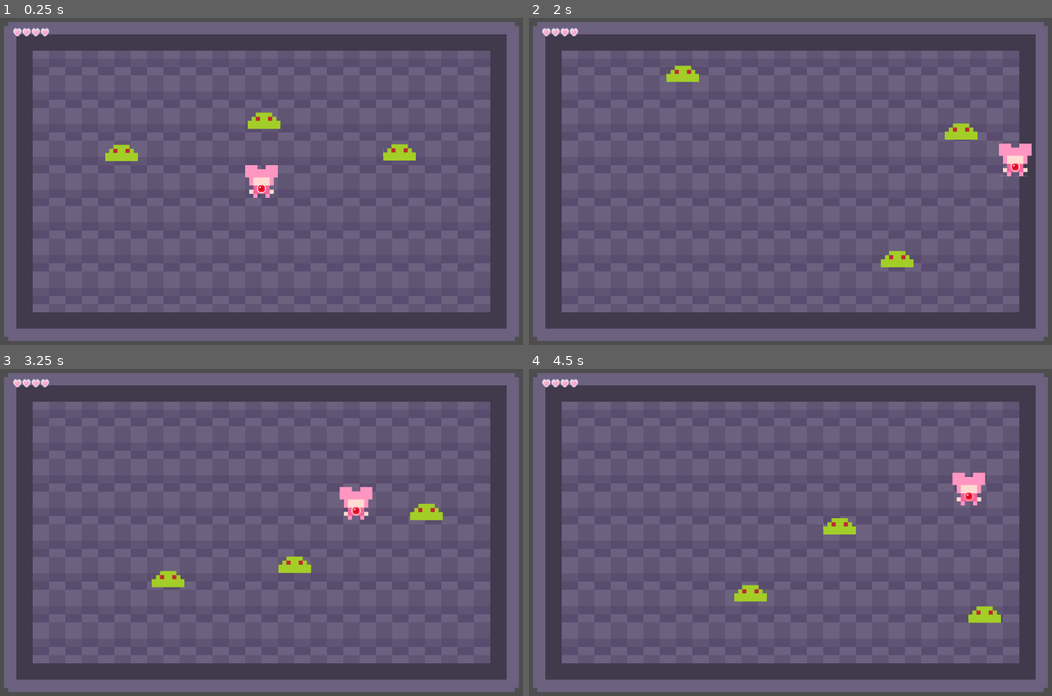
Above: before the commit, frames 1-4 (two rows, left to right).
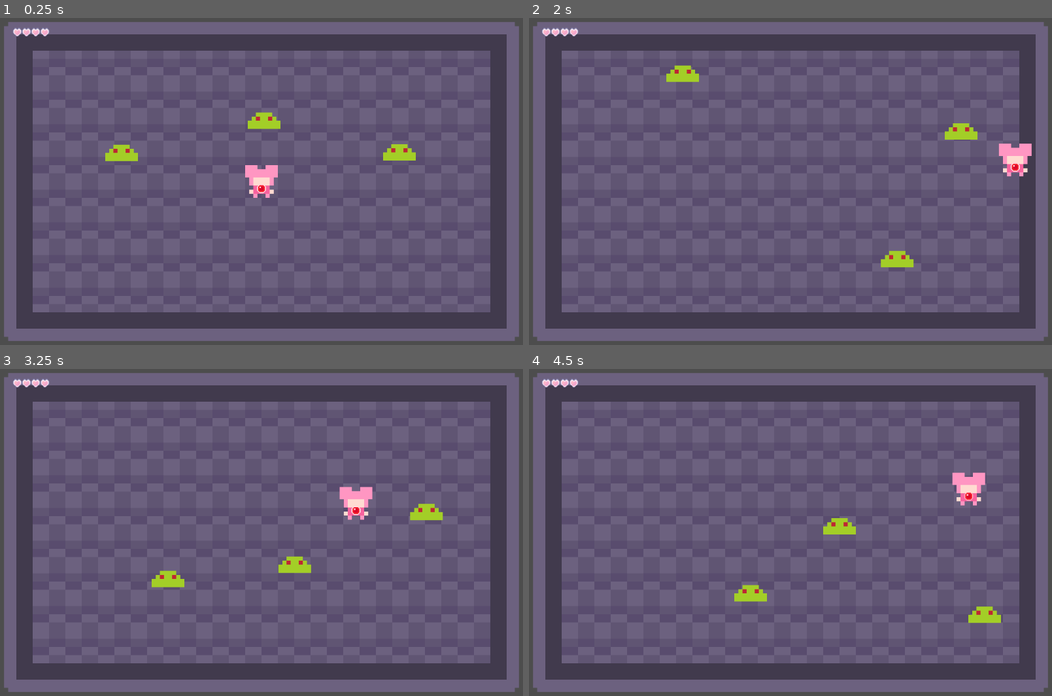
Above: after the commit, the same moments.

Repository: MagicalMegaDev/Magical-Persona-Repo
Game: Godot game, scene res://Assets/Scenes/main.tscn
The game is run twice, just before and just after one commit, with the same random seed, the same clock (stepped at 60 frames per second) and the same inputs.
Inputs:
- Up to frame 1 (0.25 s): no input
- Up to frame 2 (2 s): tap Enter at 0.5 s; hold D (move_right) from 0.53 s (still down); tap Space (speed) at 0.6, 1.35 s; tap W (move_up) at 0.77, 1.52 s
- Up to frame 3 (3.25 s): release D (move_right) at 2.03 s; hold A (move_left) 2.03-2.78 s; tap Space (speed) at 2.1, 2.85 s; hold D (move_right) from 2.78 s (still down); tap W (move_up) at 3.02 s
- Up to frame 4 (4.5 s): tap Space (speed) at 3.6, 4.35 s; tap W (move_up) at 3.77 s; release D (move_right) at 4.28 s; hold A (move_left) from 4.28 s (still down)

The runs differ from the first frame. In frame 1, less than 0.1% of the frame differs, in the area x 2-78%, y 3-44%; in frame 2, 0.1%, in the area x 2-97%, y 3-49%; in frame 3, less than 0.1%; in frame 4, less than 0.1%.

Commit message:
Bunch of Contact Handler Updates Still not working

Diff:
--- a/Assets/Scenes/Characters/Enemies/Slime/Staging/GreenSlime2.tscn
+++ b/Assets/Scenes/Characters/Enemies/Slime/Staging/GreenSlime2.tscn
@@ -1,9 +1,10 @@
-[gd_scene load_steps=16 format=3 uid="uid://bnrc4kf3cl8sm"]
+[gd_scene load_steps=17 format=3 uid="uid://bnrc4kf3cl8sm"]
 
 [ext_resource type="Script" uid="uid://x2mfrinou0ev" path="res://Assets/Scripts/Characters/Enemies/BaseEnemy.gd" id="1_gihwq"]
 [ext_resource type="Script" uid="uid://bxsgjqvvic3x0" path="res://Assets/Scripts/Components/Handlers/Health/EnemyHealthHandler.gd" id="2_otdtg"]
 [ext_resource type="Texture2D" uid="uid://dwg44hyw5ca03" path="res://Assets/Art/Placeholder/prototype-magi-enemy.png" id="3_4uj5w"]
 [ext_resource type="Script" uid="uid://ddul17tjgk3eg" path="res://Assets/Scripts/Components/MovementHandler.gd" id="4_me4px"]
+[ext_resource type="Script" uid="uid://cs7oml2aclx6j" path="res://Assets/Scripts/Components/HurtBox.gd" id="4_tsukm"]
 [ext_resource type="Script" uid="uid://c4r57oepjkm3b" path="res://Assets/Scripts/Components/Controllers/EnemyMovementAI/RandomMovementAI.gd" id="5_l060k"]
 [ext_resource type="Script" uid="uid://dabmad52n3uq7" path="res://Assets/Scripts/State Machines/EnemyAIStateMachine/EnemyAIStateMachine.gd" id="6_n6qca"]
 [ext_resource type="Script" uid="uid://ctdfwf3huvtsi" path="res://Assets/Scripts/Components/Controllers/AnimationController.gd" id="6_w5g4f"]
@@ -11,6 +12,9 @@
 [ext_resource type="Script" uid="uid://ct1bxoorfuiu0" path="res://Assets/Scripts/Components/Handlers/EnemyAttacks/ContactDamageHandler.gd" id="9_0yyb5"]
 
 [sub_resource type="RectangleShape2D" id="RectangleShape2D_5w1ox"]
+size = Vector2(64, 32)
+
+[sub_resource type="RectangleShape2D" id="RectangleShape2D_onc88"]
 size = Vector2(64, 32)
 
 [sub_resource type="CircleShape2D" id="CircleShape2D_5w1ox"]
@@ -54,11 +58,8 @@
 &"hurt": SubResource("Animation_fhjy0")
 }
 
-[sub_resource type="RectangleShape2D" id="RectangleShape2D_onc88"]
-size = Vector2(64, 32)
-
 [node name="Enemy" type="CharacterBody2D" groups=["Enemies"]]
-collision_layer = 8
+collision_layer = 16
 collision_mask = 19
 script = ExtResource("1_gihwq")
 metadata/_custom_type_script = "uid://x2mfrinou0ev"
@@ -81,9 +82,19 @@
 scale = Vector2(0.75, 0.75)
 shape = SubResource("RectangleShape2D_5w1ox")
 
+[node name="HurtBox" type="Area2D" parent="." groups=["Enemies"]]
+collision_layer = 64
+collision_mask = 22
+script = ExtResource("4_tsukm")
+
+[node name="CollisionShape2D" type="CollisionShape2D" parent="HurtBox"]
+modulate = Color(1, 0, 0, 1)
+position = Vector2(0, 16)
+shape = SubResource("RectangleShape2D_onc88")
+
 [node name="EnemyDetection" type="Area2D" parent="."]
-collision_layer = 64
-collision_mask = 64
+collision_layer = 512
+collision_mask = 27
 
 [node name="CollisionShape2D" type="CollisionShape2D" parent="EnemyDetection"]
 position = Vector2(0, 16)
@@ -120,18 +131,19 @@
 script = ExtResource("5_l060k")
 metadata/_custom_type_script = "uid://c4r57oepjkm3b"
 
-[node name="ContactDamageHandler" type="Node" parent="." node_paths=PackedStringArray("HurtBox")]
+[node name="ContactDamageHandler" type="Node" parent="." node_paths=PackedStringArray("HitBox")]
 script = ExtResource("9_0yyb5")
-HurtBox = NodePath("HurtBox")
+HitBox = NodePath("HitBox")
 metadata/_custom_type_script = "uid://ct1bxoorfuiu0"
 
-[node name="HurtBox" type="Area2D" parent="ContactDamageHandler"]
-collision_layer = 32
-collision_mask = 26
+[node name="HitBox" type="Area2D" parent="ContactDamageHandler"]
+collision_layer = 256
+collision_mask = 96
 
-[node name="CollisionShape2D" type="CollisionShape2D" parent="ContactDamageHandler/HurtBox"]
+[node name="CollisionShape2D" type="CollisionShape2D" parent="ContactDamageHandler/HitBox"]
 modulate = Color(1, 0, 0, 1)
 position = Vector2(0, 16)
 shape = SubResource("RectangleShape2D_onc88")
 
 [connection signal="damaged" from="HealthController" to="AnimationTree/AnimationPlayer" method="_on_take_damage"]
+[connection signal="contacted" from="HurtBox" to="." method="_on_take_damage"]
--- a/Assets/Scenes/Characters/Players/TestCharacter.tscn
+++ b/Assets/Scenes/Characters/Players/TestCharacter.tscn
@@ -51,9 +51,12 @@
 &"RESET": SubResource("Animation_imd6w")
 }
 
+[sub_resource type="CircleShape2D" id="CircleShape2D_vraok"]
+radius = 9.06606
+
 [node name="Player" type="CharacterBody2D" groups=["Players"]]
-collision_layer = 4
-collision_mask = 19
+collision_layer = 8
+collision_mask = 3
 script = ExtResource("1_tadin")
 metadata/_custom_type_script = "uid://nfa50gborhfe"
 
@@ -62,7 +65,7 @@
 hframes = 5
 vframes = 4
 
-[node name="CollisionShape2D" type="CollisionShape2D" parent="."]
+[node name="CollisionBox" type="CollisionShape2D" parent="."]
 position = Vector2(0, 12)
 shape = SubResource("RectangleShape2D_utarg")
 
@@ -95,3 +98,12 @@
 &"": SubResource("AnimationLibrary_sbmju")
 }
 autoplay = "PlayerGem"
+
+[node name="HurtBox" type="Area2D" parent="PlayerHurtBox" groups=["Players"]]
+collision_layer = 32
+collision_mask = 3332
+
+[node name="CollisionShape2D" type="CollisionShape2D" parent="PlayerHurtBox/HurtBox"]
+position = Vector2(0, 14)
+scale = Vector2(0.882411, 0.863409)
+shape = SubResource("CircleShape2D_vraok")
--- a/Assets/Scenes/Projectiles/PlayerBullet.tscn
+++ b/Assets/Scenes/Projectiles/PlayerBullet.tscn
@@ -10,8 +10,8 @@
 
 [node name="Bullet" type="Area2D"]
 scale = Vector2(0.05, 0.05)
-collision_layer = 16
-collision_mask = 11
+collision_layer = 1024
+collision_mask = 99
 script = ExtResource("1_kiwiv")
 movement_behavior = ExtResource("2_a6iwo")
 
@@ -25,4 +25,5 @@
 script = ExtResource("3_a6iwo")
 metadata/_custom_type_script = "uid://dsfewmgvi7xo2"
 
+[connection signal="area_entered" from="." to="." method="_on_area_entered"]
 [connection signal="body_entered" from="." to="." method="_on_body_entered"]
--- a/Assets/Scripts/Components/Handlers/DebugEnemyPool.gd
+++ b/Assets/Scripts/Components/Handlers/DebugEnemyPool.gd
@@ -5,8 +5,9 @@
 
 func _ready():
 	for child in get_tree().get_nodes_in_group("Enemies"):
-		alive_enemies[child] = child.global_position
-		child.died.connect(_store)
+		if(child is BaseCharacter):
+			alive_enemies[child] = child.global_position
+			child.died.connect(_store)
 
 func _store(enemy:BaseEnemy):
 	enemy.get_node("AnimationTree/AnimationPlayer").stop()
--- a/Assets/Scripts/Components/Handlers/EnemyAttacks/ContactDamageHandler.gd
+++ b/Assets/Scripts/Components/Handlers/EnemyAttacks/ContactDamageHandler.gd
@@ -1,7 +1,7 @@
 class_name ContactDamageHandler extends Node
 
 @export var damage:int = 1 #Placeholder Value but most enemies will be 1.
-@export var HurtBox:Area2D
+@export var HitBox:Area2D
 @export var hit_groups:Array[String] = ["Players"]
 var _friendly_fire:bool = false
 @export var friendly_fire:bool = false: #Variable to enable and disable contact damage to other enemies
@@ -12,21 +12,20 @@
 
 # Called when the node enters the scene tree for the first time.
 func _ready():
-	assert(HurtBox, "%s has no HurtBox attached to it's ContactDamageHandler!" % get_parent().name) #make sure the hurt box has been hooked up
-	HurtBox.body_entered.connect(_on_body_entered)
-	print("ContactDamageHandler: %s Connected to HurtBox" % get_parent().name)
+	assert(HitBox, "%s has no HitBox attached to it's ContactDamageHandler!" % get_parent().name) #make sure the hurt box has been hooked up
+	HitBox.area_entered.connect(_on_area_entered)
 
 # Called every frame. 'delta' is the elapsed time since the previous frame.
 func _process(delta):
 	pass
 
-func _on_body_entered(body):
-	print("ContactDamageHandler: %s Made Contact" % get_parent().name)
-	for group in hit_groups:
-		if(body.is_in_group(group)):
-			if(body is BaseCharacter):
-				print("With Player")
-				body._on_take_damage(damage)
+func _on_area_entered(area):
+	print("Contact?")
+	if(area is HurtBox):
+		for group in hit_groups:
+			if(area.is_in_group(group)):
+				print("Contact!")
+				area._on_hit(damage)
 
 #_on_friendly_fire_toggle
 #Simple function to add and remove Enemies from the hit group, saves retyping code in _ready()
--- /dev/null
+++ b/Assets/Scripts/Components/HurtBox.gd
@@ -0,0 +1,6 @@
+class_name HurtBox extends Area2D
+
+signal contacted(damage:int)
+
+func _on_hit(damage):
+	contacted.emit(damage)
--- a/Assets/Scripts/Components/Projectiles/BaseBullet.gd
+++ b/Assets/Scripts/Components/Projectiles/BaseBullet.gd
@@ -45,3 +45,15 @@
 				body._on_take_damage(damage)
 			queue_free()
 			return
+
+
+func _on_area_entered(area):
+	for group in hit_groups:
+		if(area.is_in_group(group)):
+			if(group != "Environment"):
+				if(area.has_method("_on_take_damage")):
+					area._on_take_damage(damage)
+				elif(area.has_method("_on_hit")):
+					area._on_hit(damage)
+			queue_free()
+			return
--- a/project.godot
+++ b/project.godot
@@ -99,8 +99,17 @@
 
 2d_physics/layer_1="Walls"
 2d_physics/layer_2="Obstructions"
-2d_physics/layer_3="Player"
-2d_physics/layer_4="Enemies"
-2d_physics/layer_5="Bullets"
-2d_physics/layer_6="EnemyHurtbox"
-2d_physics/layer_7="EnemyAvoidance"
+2d_physics/layer_3="Hazards"
+2d_physics/layer_4="PlayerCollisionBox"
+2d_physics/layer_5="EnemyCollisionBox"
+2d_physics/layer_6="PlayerHurtBox"
+2d_physics/layer_7="EnemyHurtBox"
+2d_physics/layer_8="PlayerMeleeHitbox"
+2d_physics/layer_9="EnemyMeleeHitbox"
+2d_physics/layer_10="EnemyDetectionBox"
+2d_physics/layer_11="Bullets"
+2d_physics/layer_12="Explosions"
+
+[rendering]
+
+textures/canvas_textures/default_texture_filter=0
Not shown: 1 places in Assets/Scenes/Characters/Players/TestCharacter.tscn that only renumber resources
Not shown, added: Assets/Scripts/Components/HurtBox.gd.uid
